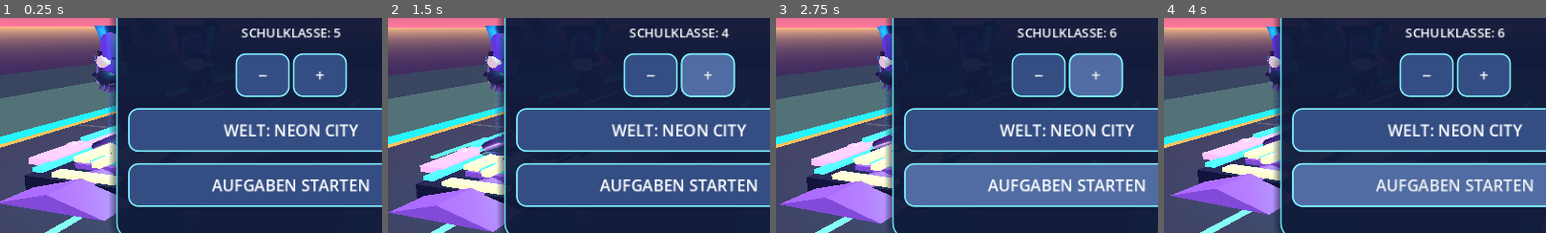
Above: before the commit, frames 1-4 (left to right).
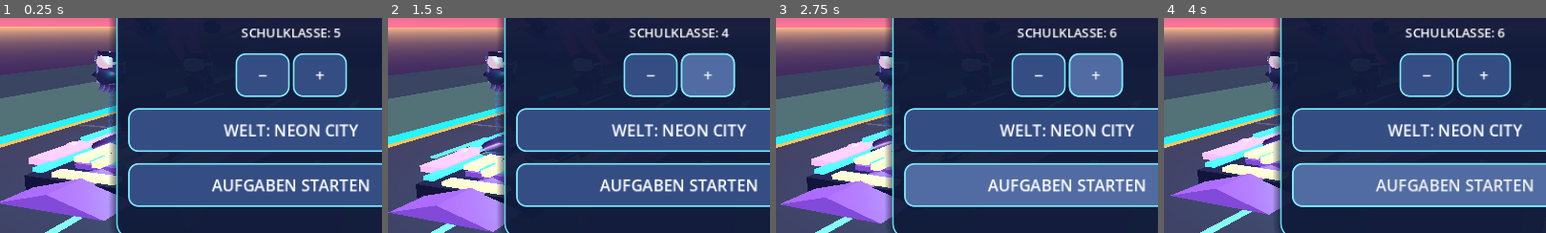
Above: after the commit, the same moments.

Repository: mtothek0703/learnquest-unity-web
Game: Godot game, scene res://main.tscn
Same seed, same stepped clock (60 frames per second), same inputs: the game is played once before the commit and once after it.
Inputs (mouse positions are % of the whole screen's width and height, from its top left):
- Up to frame 1 (0.25 s): no input
- Up to frame 2 (1.5 s): click "−" at 0.5 s; move the mouse to (72, 45) at 1.27 s; hold Right from 1.28 s (still down); hold Q from 1.28 s (still down); click (72, 45) at 1.42 s
- Up to frame 3 (2.75 s): tap Space at 1.52, 1.82 s; release Right at 2 s; release Q at 2 s; drag from (30, 55) to (45, 70) at 2.02 s
- Up to frame 4 (4 s): move the mouse to (60, 28) at 2.77 s; hold Right 2.78-3.5 s; hold R 2.78-3.5 s; drag from (45, 70) to (20, 35) at 3.52 s
The pictures show only the part of the screen within x 12-62%, y 34-84%; the shares and areas given below are measured in that part.

The runs differ from the first frame. In frame 1, 0.8% of the frame differs, in the area x 24-31%, y 3-27%; in frame 2, 0.7%; in frame 3, 0.5%; in frame 4, 0.4%.

Commit message:
Sprint 1 / V107: organic original-skeleton sleeves, cuffs and overlap retirement (#94)
* V107: sculpt original-skeleton organic two-joint sleeves and wrist detailing

* test(godot): validate V107 organic sleeve topology, GPU skin, motion and overlap retirement

* feat(godot): install original-rig skinned armwear after unified jacket

* ci(godot): gate V107 on full skinned armwear regression

* ci(release): reserve immutable Skyway V107 and require new armwear regression

* docs(sprints): record V107 original-skeleton armwear work and honest pending QA gates

* docs(godot): define reproducible V106/V107 landscape sleeve clipping and FPS comparison

Diff:
--- a/godot/rider_character.gd
+++ b/godot/rider_character.gd
@@ -159,6 +159,11 @@
     var upper_jacket := preload("res://rider_skinned_upper_jacket.gd").new() as Node3D
     upper_jacket.name = "UnifiedSkinnedUpperJacket"
     model.add_child(upper_jacket)
+    # V107: a continuous pair of tailored, elbow-deforming sleeves and cuffs
+    # follows the same original skeleton; retire overlapping rigid arm shells.
+    var armwear := preload("res://rider_skinned_armwear.gd").new() as Node3D
+    armwear.name = "OrganicSkinnedArmwear"
+    model.add_child(armwear)
     # V94: a real five-bone Skeleton3D moves shaded exosuit armor and
     # shoulder aero-blades, without skinning or replacing the imported hero.
     var exosuit := preload("res://rider_skeletal_exosuit.gd").new() as Node3D
--- /dev/null
+++ b/godot/rider_skinned_armwear.gd
@@ -0,0 +1,154 @@
+extends Node3D
+## V107: organic two-joint flight-jacket sleeves on the ORIGINAL 13-bone
+## rider skeleton. Sculpted shoulder-to-cuff volume, elbow folds, reflective
+## wrist rings and rear-facing luminous seams replace layered rigid capsules.
+## Visual-only original procedural geometry; no touch, physics or assets.
+const ROWS := 28
+const SIDES := 24
+var skeleton: Skeleton3D
+var sleeves: Array[MeshInstance3D] = []
+var seams: Array[MeshInstance3D] = []
+var cuffs: Array[MeshInstance3D] = []
+
+func _ready() -> void:
+    var model := get_parent() as Node3D
+    var rig := model.get_node_or_null("OriginalBodySkinRig") as Node3D
+    if rig == null:
+        return
+    skeleton = rig.get_node_or_null("OriginalBodySkeleton13") as Skeleton3D
+    if skeleton == null or skeleton.get_bone_count() != 13:
+        return
+    var skin := skeleton.create_skin_from_rest_transforms()
+    var fabric := StandardMaterial3D.new()
+    fabric.albedo_color = Color.WHITE
+    fabric.vertex_color_use_as_albedo = true
+    fabric.metallic = 0.20
+    fabric.roughness = 0.48
+    fabric.cull_mode = BaseMaterial3D.CULL_DISABLED
+    var light := StandardMaterial3D.new()
+    light.albedo_color = Color.WHITE
+    light.vertex_color_use_as_albedo = true
+    light.shading_mode = BaseMaterial3D.SHADING_MODE_UNSHADED
+    light.emission_enabled = true
+    light.emission = Color("#5ce9ff")
+    light.emission_energy_multiplier = 1.45
+    light.cull_mode = BaseMaterial3D.CULL_DISABLED
+    var metal := StandardMaterial3D.new()
+    metal.albedo_color = Color.WHITE
+    metal.vertex_color_use_as_albedo = true
+    metal.metallic = 0.67
+    metal.roughness = 0.28
+    metal.cull_mode = BaseMaterial3D.CULL_DISABLED
+    for side in [-1.0, 1.0]:
+        var prefix := "Left" if side < 0.0 else "Right"
+        sleeves.append(_attach(prefix + "OrganicSkinnedSleeve", _mesh(side, 0), fabric, skin))
+        seams.append(_attach(prefix + "SkinnedSleeveLight", _mesh(side, 1), light, skin))
+        cuffs.append(_attach(prefix + "SkinnedWristCuff", _mesh(side, 2), metal, skin))
+    if sleeves.size() != 2 or seams.size() != 2 or cuffs.size() != 2:
+        return
+    for part in sleeves + seams + cuffs:
+        if part == null or part.skin == null:
+            return
+    # Hide duplicates only after every replacement is skinned successfully.
+    # Keep the articulated gauntlets, fingers and elbow mechanisms functional.
+    var suit := model.get_node_or_null("SculptedSkinnedFlightSuit") as Node3D
+    if suit != null:
+        var shells: Array = suit.get("suit_parts")
+        var piping: Array = suit.get("piping_parts")
+        if shells.size() == 5 and piping.size() == 5:
+            for index in [1, 2]:
+                (shells[index] as MeshInstance3D).visible = false
+                (piping[index] as MeshInstance3D).visible = false
+    for index in range(2):
+        var arm := model.get_node_or_null("BalanceArm%d" % index) as Node3D
+        if arm == null:
+            continue
+        for child in arm.get_children():
+            if child is MeshInstance3D and (child.name == "SculptedShoulderGuard" or
+                    child.name == "ShoulderNeonTrim" or child.mesh is CapsuleMesh):
+                child.visible = false
+
+func _attach(name: String, mesh: ArrayMesh, material: Material, skin: Skin) -> MeshInstance3D:
+    if mesh == null or mesh.get_surface_count() != 1:
+        return null
+    var part := MeshInstance3D.new()
+    part.name = name
+    part.mesh = mesh
+    part.skin = skin
+    part.material_override = material
+    add_child(part)
+    part.skeleton = part.get_path_to(skeleton)
+    return part
+
+func _point(t: float, u: float, side: float, kind: int) -> Vector3:
+    if kind == 2:
+        t = 0.91 + 0.075 * t
+    elif kind == 1:
+        # Narrow seam runs down the outer/back of each arm, above the fabric.
+        u = 0.245 + (u - 0.5) * 0.035
+    var angle := TAU * u
+    var shoulder := 1.0 - smoothstep(0.04, 0.34, t)
+    var elbow := exp(-pow((t - 0.55) / 0.17, 2.0))
+    var radius := lerpf(0.205, 0.133, t) + 0.024 * shoulder
+    # Subtle tailoring: shoulder fullness, tapered elbow and three soft folds.
+    radius += (0.009 * sin(t * TAU * 3.0) + 0.006 * cos(angle * 3.0)) * elbow
+    radius += 0.010 if kind == 2 else (0.012 if kind == 1 else 0.0)
+    var x := side * (0.54 + 0.34 * t)
+    var y := 2.055 - 0.735 * t
+    var z := 0.045 + 0.065 * t
+    return Vector3(
+        x + cos(angle) * radius,
+        y + 0.025 * sin(angle) * shoulder,
+        z + sin(angle) * radius * 1.08
+    )
+
+func _influences(t: float, side: float) -> Dictionary:
+    var arm := 5 if side < 0.0 else 7
+    var elbow := smoothstep(0.30, 0.79, t)
+    var shoulder := 1.0 - smoothstep(0.04, 0.30, t)
+    var weights := PackedFloat32Array([
+        0.68 * (1.0 - elbow) + 0.04,
+        0.89 * elbow,
+        0.29 * shoulder,
+        0.025 * shoulder
+    ])
+    var total := weights[0] + weights[1] + weights[2] + weights[3]
+    for index in range(4):
+        weights[index] /= maxf(total, 0.00001)
+    return {"bones": PackedInt32Array([arm, arm + 1, 2, 1]), "weights": weights}
+
+func _emit(tool: SurfaceTool, t: float, u: float, side: float, kind: int) -> void:
+    var point := _point(t, u, side, kind)
+    var influence := _influences(0.91 + 0.075 * t if kind == 2 else t, side)
+    tool.set_bones(influence["bones"])
+    tool.set_weights(influence["weights"])
+    var angle := TAU * u
+    var color := Color("#1d294a").lerp(Color("#6157a1"), 0.23 + 0.36 * t)
+    color = color.lerp(Color("#4c99b5"), 0.19 * pow(maxf(0.0, sin(angle)), 3.0))
+    color = color.lightened(0.08 * pow(maxf(0.0, cos(angle - 0.55)), 4.0))
+    if kind == 1:
+        color = Color("#5cf0ff").lerp(Color("#ca9bff"), 0.23 + 0.47 * t)
+    elif kind == 2:
+        color = Color("#455778").lerp(Color("#8bd6e2"), 0.38 + 0.26 * t)
+    tool.set_color(color)
+    tool.add_vertex(point)
+
+func _mesh(side: float, kind: int) -> ArrayMesh:
+    var rows := 3 if kind == 2 else ROWS
+    var columns := 2 if kind == 1 else SIDES
+    var tool := SurfaceTool.new()
+    tool.begin(Mesh.PRIMITIVE_TRIANGLES)
+    for row in range(rows):
+        var t0 := float(row) / float(rows)
+        var t1 := float(row + 1) / float(rows)
+        for column in range(columns):
+            var u0 := float(column) / float(columns)
+            var u1 := float(column + 1) / float(columns)
+            _emit(tool, t0, u0, side, kind)
+            _emit(tool, t1, u0, side, kind)
+            _emit(tool, t1, u1, side, kind)
+            _emit(tool, t0, u0, side, kind)
+            _emit(tool, t1, u1, side, kind)
+            _emit(tool, t0, u1, side, kind)
+    tool.generate_normals()
+    return tool.commit()
--- /dev/null
+++ b/godot/rider_skinned_armwear_test.gd
@@ -0,0 +1,138 @@
+extends SceneTree
+## V107: original 13-bone GPU-skinned sleeves replace rigid overlapping arms.
+func _initialize() -> void:
+    call_deferred("_check")
+
+func _fail(message: String) -> void:
+    push_error("SKINNED ARMWEAR TEST FAILED: " + message)
+    quit(1)
+
+func _deformed_point(mesh: MeshInstance3D, index: int, skeleton: Skeleton3D) -> Vector3:
+    var arrays: Array = mesh.mesh.surface_get_arrays(0)
+    var points: PackedVector3Array = arrays[Mesh.ARRAY_VERTEX]
+    var bones: PackedInt32Array = arrays[Mesh.ARRAY_BONES]
+    var weights: PackedFloat32Array = arrays[Mesh.ARRAY_WEIGHTS]
+    var point := Vector3.ZERO
+    for slot in range(4):
+        var offset := index * 4 + slot
+        var bone := bones[offset]
+        var pose := skeleton.get_bone_global_pose(bone) * mesh.skin.get_bind_pose(bone)
+        point += (pose * points[index]) * weights[offset]
+    return point
+
+func _check() -> void:
+    var rider := preload("res://rider_character.tscn").instantiate() as Node3D
+    root.add_child(rider)
+    await process_frame
+    var model := rider.get_node_or_null("ImportedRider") as Node3D
+    if model == null:
+        _fail("imported rider missing")
+        return
+    var rig := model.get_node_or_null("OriginalBodySkinRig") as Node3D
+    var garment := model.get_node_or_null("OrganicSkinnedArmwear") as Node3D
+    var suit := model.get_node_or_null("SculptedSkinnedFlightSuit") as Node3D
+    if rig == null or garment == null or suit == null:
+        _fail("original skeleton, new armwear and old fallback suit required")
+        return
+    var skeleton := rig.get_node_or_null("OriginalBodySkeleton13") as Skeleton3D
+    if skeleton == null or skeleton.get_bone_count() != 13:
+        _fail("armwear must use original 13-bone skeleton")
+        return
+    var sleeves: Array = garment.get("sleeves")
+    var seams: Array = garment.get("seams")
+    var cuffs: Array = garment.get("cuffs")
+    if sleeves.size() != 2 or seams.size() != 2 or cuffs.size() != 2:
+        _fail("two sculpted sleeves, luminous seams and cuffs required")
+        return
+    var min_x := INF
+    var max_x := -INF
+    var min_y := INF
+    var max_y := -INF
+    var shoulder_count := 0
+    var forearm_count := 0
+    var vertices_total := 0
+    for mesh in sleeves + seams + cuffs:
+        var part := mesh as MeshInstance3D
+        if part == null or part.mesh == null or part.skin == null:
+            _fail("each armwear layer needs real skinned geometry")
+            return
+        if part.skin.get_bind_count() != 13 or part.get_node_or_null(part.skeleton) != skeleton:
+            _fail("armwear detached from original 13-bone GPU skin")
+            return
+        var arrays: Array = part.mesh.surface_get_arrays(0)
+        var points: PackedVector3Array = arrays[Mesh.ARRAY_VERTEX]
+        var bones: PackedInt32Array = arrays[Mesh.ARRAY_BONES]
+        var weights: PackedFloat32Array = arrays[Mesh.ARRAY_WEIGHTS]
+        var normals: PackedVector3Array = arrays[Mesh.ARRAY_NORMAL]
+        var colors: PackedColorArray = arrays[Mesh.ARRAY_COLOR]
+        if points.size() < 100 or bones.size() != points.size() * 4 or weights.size() != bones.size() or normals.size() != points.size() or colors.size() != points.size():
+            _fail("armwear needs shaded triangles and four normalized weights per vertex")
+            return
+        vertices_total += points.size()
+        for i in range(points.size()):
+            var p := points[i]
+            min_x = minf(min_x, p.x)
+            max_x = maxf(max_x, p.x)
+            min_y = minf(min_y, p.y)
+            max_y = maxf(max_y, p.y)
+            var total := 0.0
+            for slot in range(4):
+                var offset := i * 4 + slot
+                if bones[offset] < 0 or bones[offset] >= 13 or weights[offset] < 0.0:
+                    _fail("invalid armwear skin influence")
+                    return
+                total += weights[offset]
+                if (bones[offset] == 5 or bones[offset] == 7) and weights[offset] > 0.20:
+                    shoulder_count += 1
+                if (bones[offset] == 6 or bones[offset] == 8) and weights[offset] > 0.25:
+                    forearm_count += 1
+            if absf(total - 1.0) > 0.002:
+                _fail("unnormalized armwear GPU skin")
+                return
+    if vertices_total < 9000 or min_x > -0.92 or max_x < 0.92 or min_y > 1.34 or max_y < 2.02:
+        _fail("new sleeves must form full organic bilateral shoulder-to-wrist volumes")
+        return
+    if shoulder_count < 400 or forearm_count < 400:
+        _fail("both shoulder and forearm bones must deform the sleeve")
+        return
+    var fabric := (sleeves[0] as MeshInstance3D).material_override as StandardMaterial3D
+    var light := (seams[0] as MeshInstance3D).material_override as StandardMaterial3D
+    if fabric == null or not fabric.vertex_color_use_as_albedo or fabric.shading_mode == BaseMaterial3D.SHADING_MODE_UNSHADED or light == null or not light.emission_enabled:
+        _fail("physically shaded fabric and emissive tailored seams required")
+        return
+    var old_shells: Array = suit.get("suit_parts")
+    var old_piping: Array = suit.get("piping_parts")
+    for index in [1, 2]:
+        if (old_shells[index] as MeshInstance3D).visible or (old_piping[index] as MeshInstance3D).visible:
+            _fail("old overlapping GPU-skinned sleeves still visible")
+            return
+    for index in range(2):
+        var arm := model.get_node_or_null("BalanceArm%d" % index) as Node3D
+        if arm == null or arm.get_node_or_null("SculptedRiderGauntlet") == null or arm.get_node_or_null("AnimatedElbowKinematics") == null:
+            _fail("existing articulated gauntlets and elbow mechanics must remain")
+            return
+        var guard := arm.get_node_or_null("SculptedShoulderGuard") as MeshInstance3D
+        var trim := arm.get_node_or_null("ShoulderNeonTrim") as MeshInstance3D
+        if guard == null or trim == null or guard.visible or trim.visible:
+            _fail("old rigid shoulder shells must not occlude new skinned armwear")
+            return
+        for child in arm.get_children():
+            if child is MeshInstance3D and child.mesh is CapsuleMesh and child.visible:
+                _fail("legacy rigid arm capsule still visible")
+                return
+    if garment.find_children("*", "CollisionObject3D", true, false).size() != 0:
+        _fail("armwear must not alter gameplay collisions or touch")
+        return
+    var left := sleeves[0] as MeshInstance3D
+    var sample := 1800
+    var before := _deformed_point(left, sample, skeleton)
+    rider.set("lean", 0.95)
+    rider.set("boosting", true)
+    rider.position.y = 0.90
+    rig.call("_process", 0.28)
+    var after := _deformed_point(left, sample, skeleton)
+    if before.distance_to(after) < 0.025:
+        _fail("armwear must visibly deform under real skeleton poses")
+        return
+    print("SKINNED ARMWEAR TEST PASSED: bilateral organic sleeve volumes, shoulder/elbow weights, emissive seams, cuffs, retired duplicates, original rig")
+    quit(0)
Not shown, changed: .github/workflows/godot-pr-check.yml
Not shown, changed: .github/workflows/publish-unity-webgl.yml
Not shown, changed: LEARNQUEST_SPRINTS.md
Not shown, changed: godot/CHARACTER_VISUAL_QA.md
